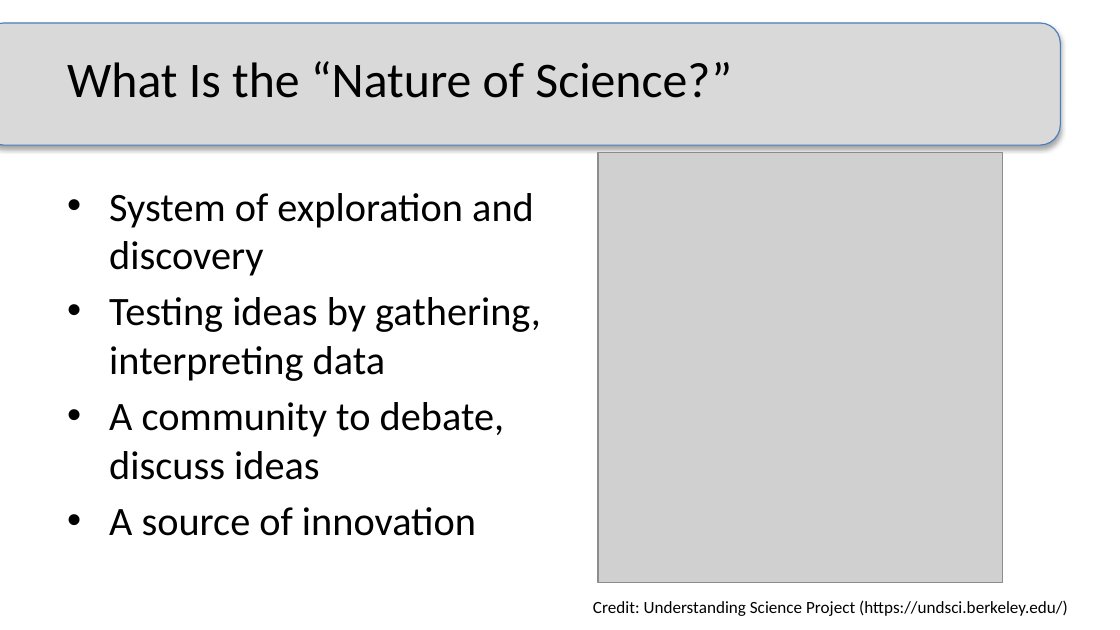
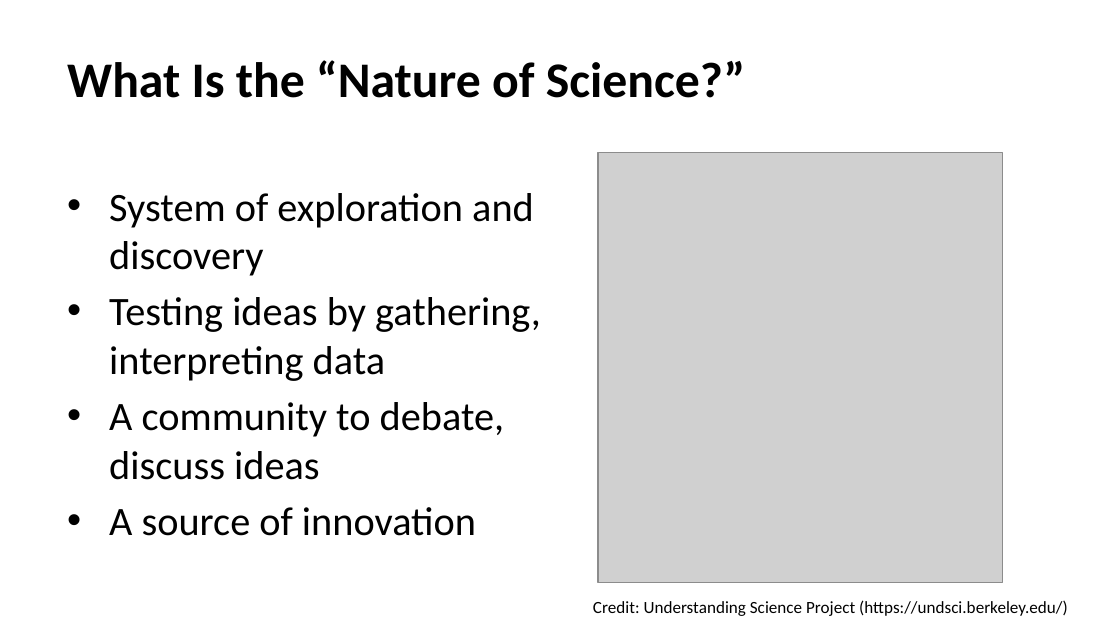
Before and after one commit to adanieljohnson/NTC2024, a slide deck: slide 4 of docs/downloads/Case-What_Is_Life_annotated.pptx. Drawn at 1120x630 pixels with LibreOffice and Linux fonts; fonts in the diff are those of the drawing; grey boxes stand for pictures. Boxes give left, top, right and bottom in pixels: in the first picture for what was removed or moved away, otherwise in the second. Text is boxed around its words. In the diff, an @@ line names an element or a change of style, - is before the commit and + after.

```diff
--- a/docs/downloads/Case-What_Is_Life_annotated.pptx
+++ b/docs/downloads/Case-What_Is_Life_annotated.pptx
@@ rounded rectangle removed at box(0, 24, 1060, 146) @@
@@ title "What Is the “Nature of ..." at box(67, 60, 745, 98): bold on @@
```
Also in this commit, not shown: 19 other slides changed, 1 slide added, 2 other files.
